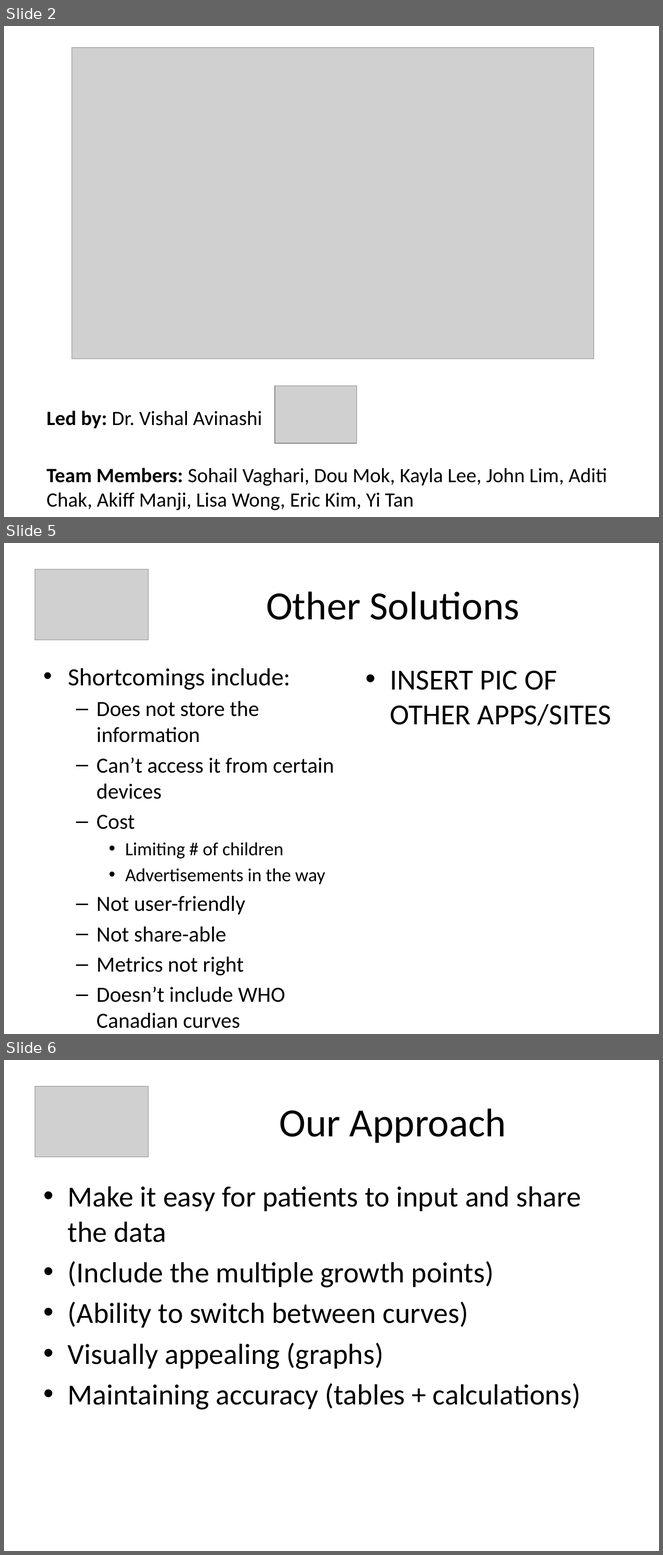
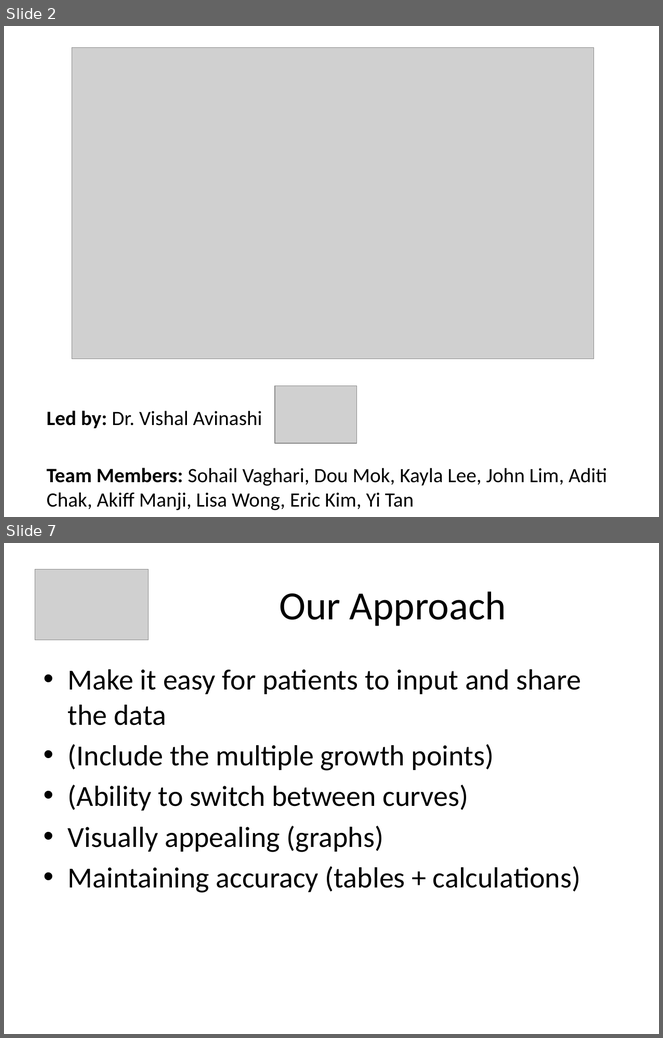
Before and after one commit to amanji/growthplot, a slide deck: PowerPoint Presentation/GrowthPlot_Presentation.pptx. Shown one above the other, each under a label of ours: slides 2, 5 and 6 before the commit, slides 2 and 7 after it; the slides between them are not shown. The pictures are 663x1555 and 663x1038 pixels, drawn with LibreOffice and Linux fonts; fonts in the diff are those of the drawing; grey boxes stand for pictures. Boxes give left, top, right and bottom in pixels: in the first picture for what was removed or moved away, otherwise in the second. Text is boxed around its words. In the diff, an @@ line names an element or a change of style, - is before the commit and + after.

```diff
--- a/PowerPoint Presentation/GrowthPlot_Presentation.pptx
+++ b/PowerPoint Presentation/GrowthPlot_Presentation.pptx
@@ slide 5 removed at (4,543,659,1034), background #FFFFFF @@
@@ picture removed at (35,569,148,640) @@
@@ title removed at (266,591,520,620) @@
-Other Solutions
@@ text removed at (68,668,334,1029) @@
-• Shortcomings include:
-  – Does not store the information
-  – Can’t access it from certain devices
-  – Cost
-    • Limiting # of children
-    • Advertisements in the way
-  – Not user-friendly
-  – Not share-able
-  – Metrics not right
-  – Doesn’t include WHO Canadian curves
@@ text removed at (390,670,611,726) @@
-• INSERT PIC OF OTHER APPS/SITES
@@ what was slide 6 is now slide 7 @@
```
Also in this commit, not shown: 3 slides changed, 3 slides added, 2 other slides removed.
